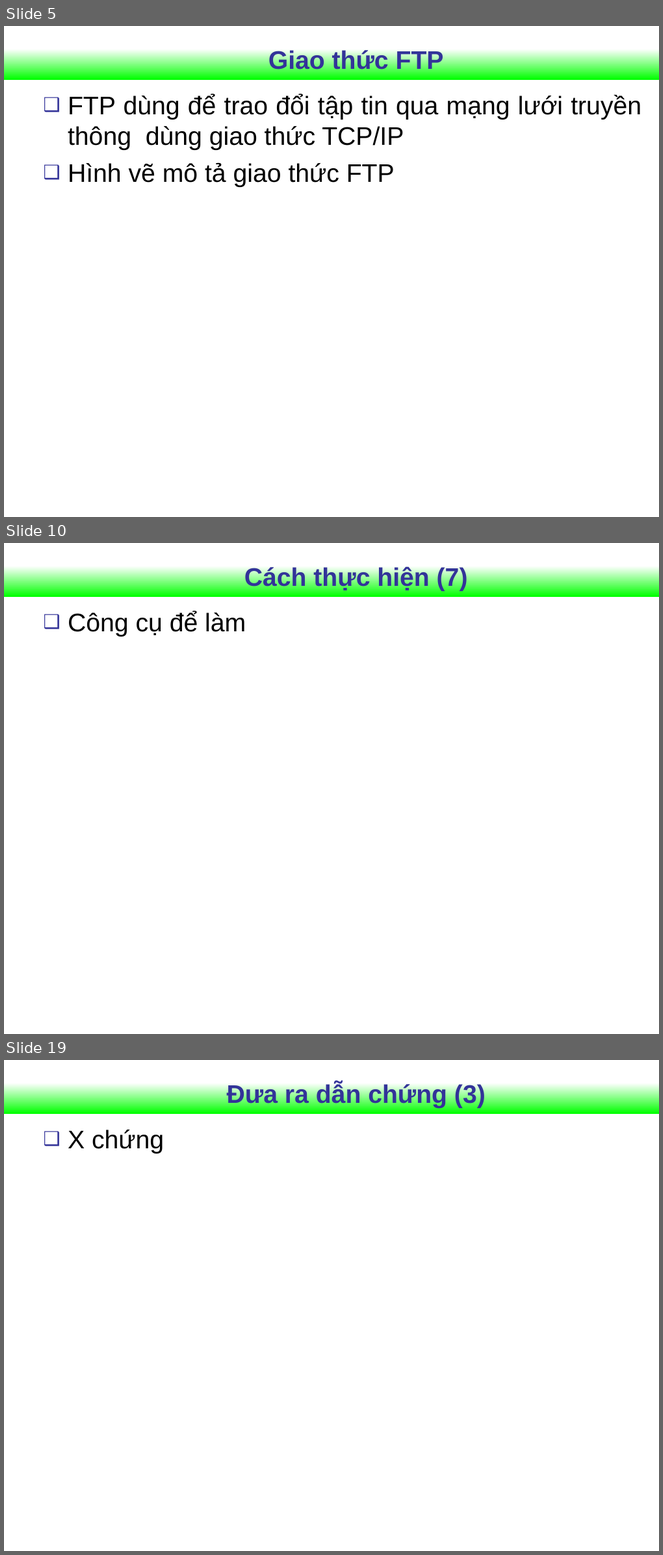
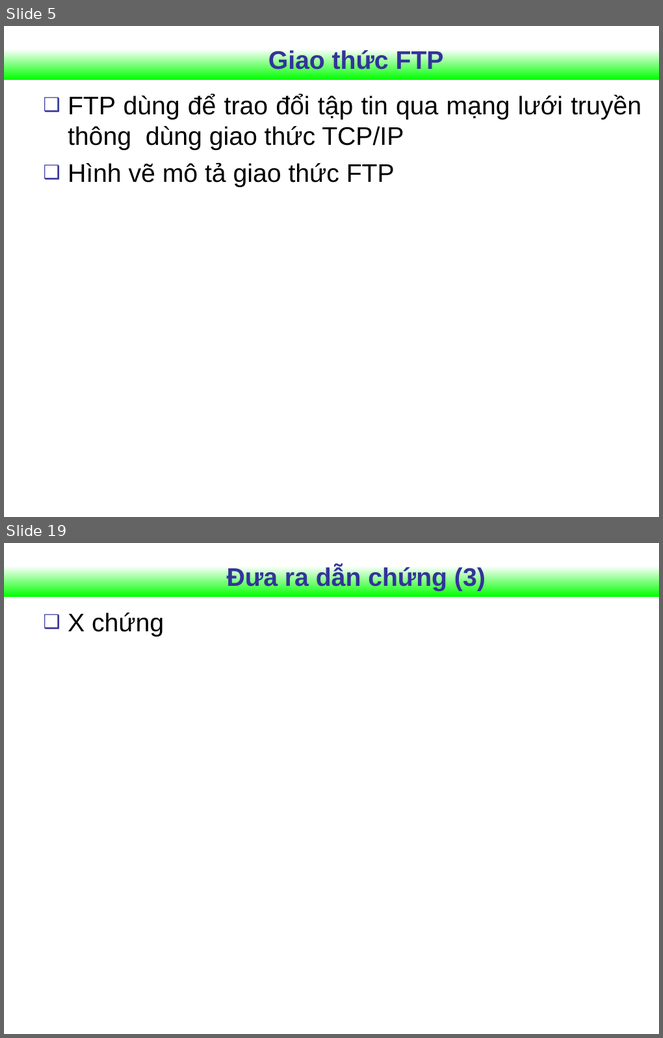
Before and after one commit to Vunb/luanvantotnghiephakhue, a slide deck: Document_luanvan/Slide_Khue.ppt. Shown one above the other, each under a label of ours: slides 5, 10 and 19 before the commit, slides 5 and 19 after it; the slides between them are not shown. The pictures are 663x1555 and 663x1038 pixels, drawn with LibreOffice and Linux fonts; fonts in the diff are those of the drawing; background and template pictures are left out. Boxes give left, top, right and bottom in pixels: in the first picture for what was removed or moved away, otherwise in the second. Text is boxed around its words. In the diff, an @@ line names an element or a change of style, - is before the commit and + after.

```diff
--- a/Document_luanvan/Slide_Khue.ppt
+++ b/Document_luanvan/Slide_Khue.ppt
@@ slide 10 removed at box(4, 543, 659, 1034), background #FFFFFF; not listed: 1 template element that a slide beside it also shows @@
@@ title removed at box(244, 566, 468, 591) @@
-Cách thực hiện (7)
@@ text removed at box(68, 611, 246, 637) @@
-❑ Công cụ để làm
```
Also in this commit, not shown: 5 slides changed, 8 slides added, 7 other slides removed.
